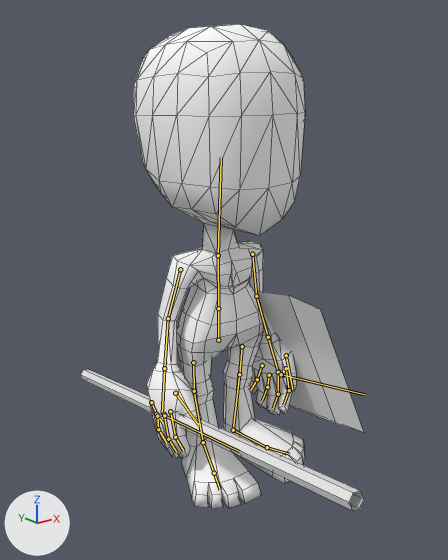
An edit to the Blender file Assets/ReferencedData/Client/Meshes-2015/Character/HumanMale.blend, drawn before and after from the same camera.
The view is the same before and after, from a 50 mm camera at (-1.54, -1.94, 1.6) aimed at (-0.01, -0.03, 0.84). Arrows for +X, +Y and +Z are at lower left; the lights stay in place. Both versions are drawn at frame 10 of the action 'Idle'; the numbers are the values there. The bones that bend it are drawn over the model as lines. Mesh edges are drawn as thin lines.

The first picture shows 'ExampleShield', 'ExampleWeapon', 'SkinMesh'.
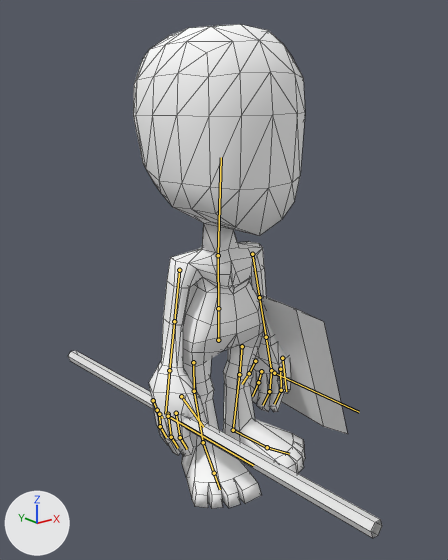
Changed parts and their boxes (x1, y1, x2, y2) in the pictures (448 x 560 px):
```json
{"object": "SkinMesh", "change": "posed", "before": [133, 24, 305, 509], "after": [133, 24, 305, 509]}
{"object": "ExampleShield", "change": "posed", "before": [256, 291, 364, 432], "after": [259, 294, 347, 434], "on screen": "18% narrower"}
{"object": "ExampleWeapon", "change": "posed", "before": [80, 369, 364, 511], "after": [68, 351, 382, 538], "on screen": "11% wider, 31% taller"}
{"bone": "LeftShoulder", "before": "(252, 254) to (256, 296)", "after": "(252, 254) to (259, 297)"}
{"bone": "LeftElbow", "before": "(256, 296) to (268, 337)", "after": "(259, 297) to (266, 337)"}
{"bone": "RightShoulder", "before": "(180, 269) to (168, 318)", "after": "(179, 270) to (174, 321)"}
{"bone": "RightElbow", "before": "(168, 318) to (164, 368)", "after": "(174, 321) to (169, 370)"}
```

Scene script edits in JSON lines:
```json
{"block": "bone_leftshoulder", "where": "bone_leftshoulder = bpy.data.objects['Armature'].pose.bones['LeftShoulder']  # child of 'Body'"}
{"op": "set", "path": "bone_leftshoulder.rotation_quaternion", "old": "(0.775, -0.63, 0.06, 0.014)", "new": "(0.776, -0.631, -0.013, 0.002)", "note": "degrees (-78, 6, -3) -> degrees (-78, -1, 1)"}
{"block": "bone_leftelbow", "where": "bone_leftelbow = bpy.data.objects['Armature'].pose.bones['LeftElbow']  # child of 'LeftShoulder'"}
{"op": "set", "path": "bone_leftelbow.rotation_quaternion", "old": "(0.988, 0.0, -0.047, -0.149)", "new": "(1.0, 0.0, 0.0, 0.0)", "note": "degrees (1, -5, -17) -> degrees (0, 0, 0)"}
{"block": "bone_rightshoulder", "where": "bone_rightshoulder = bpy.data.objects['Armature'].pose.bones['RightShoulder']  # child of 'Body'"}
{"op": "set", "path": "bone_rightshoulder.location", "old": "(0.0, -0.006, 0.0)", "new": "(0.0, -0.002, 0.0)"}
{"op": "set", "path": "bone_rightshoulder.rotation_quaternion", "old": "(0.779, -0.623, -0.061, -0.034)", "new": "(0.766, -0.642, -0.008, 0.031)", "note": "degrees (-77, -8, 1) -> degrees (-80, 2, 3)"}
{"block": "bone_rightelbow", "where": "bone_rightelbow = bpy.data.objects['Armature'].pose.bones['RightElbow']  # child of 'RightShoulder'"}
{"op": "set", "path": "bone_rightelbow.rotation_quaternion", "old": "(0.988, 0.0, 0.059, 0.145)", "new": "(1.0, 0.0, 0.0, 0.0)", "note": "degrees (1, 7, 17) -> degrees (0, 0, 0)"}
```
